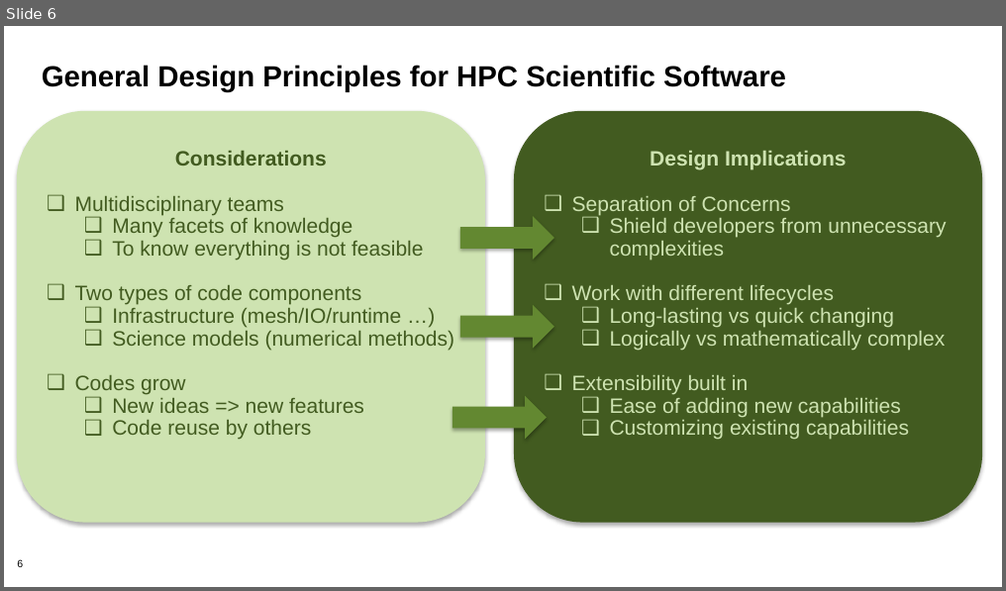
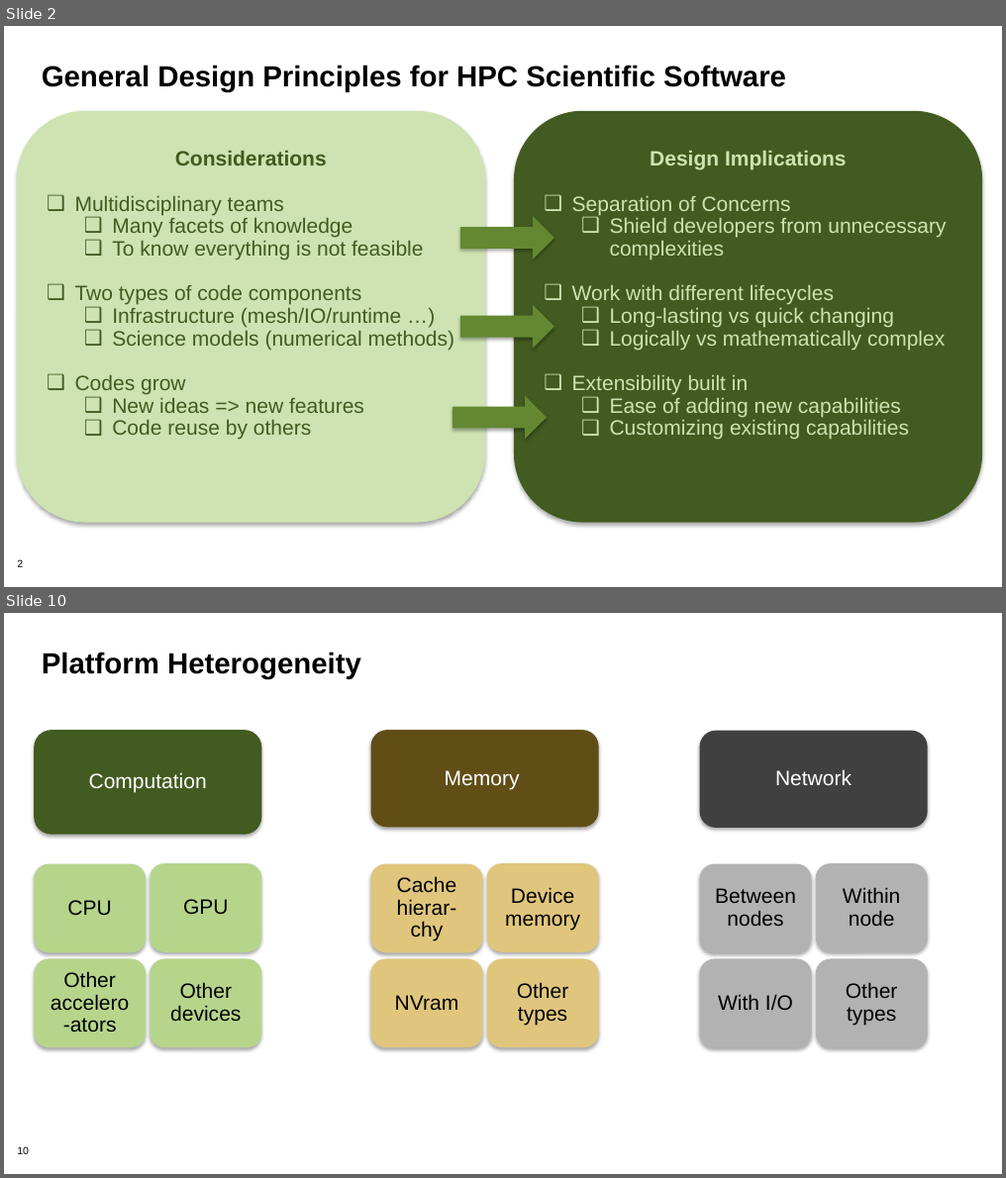
Before and after one commit to bssw-tutorial/presentations, a slide deck: design-a.pptx. Shown one above the other, each under a label of ours: slide 6 before the commit, slides 2 and 10 after it; the slides between them are not shown. The pictures are 1006x591 and 1006x1178 pixels, drawn with LibreOffice and Linux fonts; fonts in the diff are those of the drawing; background and template pictures are left out. Boxes give left, top, right and bottom in pixels: in the first picture for what was removed or moved away, otherwise in the second. Text is boxed around its words. In the diff, an @@ line names an element or a change of style, - is before the commit and + after.

```diff
--- a/design-a.pptx
+++ b/design-a.pptx
@@ slide 10 added at (4, 613, 1002, 1174), background #FFFFFF; not listed: 1 template element that a slide beside it also shows @@
@@ title added at (42, 652, 361, 679), 28 pt, text #000000, bold @@
+Platform Heterogeneity
@@ rounded rectangle added at (34, 730, 261, 835), fill #425B20, 20 pt, text #FFFFFF @@
+Computation
@@ rounded rectangle added at (371, 730, 598, 827), fill #624E18, 20 pt, text #FFFFFF @@
+Memory
@@ rounded rectangle added at (699, 731, 927, 828), fill #404040, 20 pt, text #FFFFFF @@
+Network
@@ rounded rectangle added at (34, 864, 146, 954), fill #B6D58B, 20 pt, text #000000 @@
+CPU
@@ rounded rectangle added at (150, 863, 261, 953), fill #B6D58B, 20 pt, text #000000 @@
+GPU
@@ rounded rectangle added at (371, 864, 482, 954), fill #E0C67D, 20 pt, text #000000 @@
+Cache hierar-chy
@@ rounded rectangle added at (487, 863, 598, 953), fill #E0C67D, 20 pt, text #000000 @@
+Device memory
@@ rounded rectangle added at (699, 864, 811, 954), fill #B2B2B2, 20 pt, text #000000 @@
+Between nodes
@@ rounded rectangle added at (816, 863, 927, 953), fill #B2B2B2, 20 pt, text #000000 @@
+Within node
@@ rounded rectangle added at (34, 959, 146, 1048), fill #B6D58B, 20 pt, text #000000 @@
+Other accelero-ators
@@ rounded rectangle added at (150, 959, 261, 1048), fill #B6D58B, 20 pt, text #000000 @@
+Other devices
@@ rounded rectangle added at (371, 959, 482, 1048), fill #E0C67D, 20 pt, text #000000 @@
+NVram
@@ rounded rectangle added at (487, 959, 598, 1048), fill #E0C67D, 20 pt, text #000000 @@
+Other types
@@ rounded rectangle added at (699, 959, 811, 1048), fill #B2B2B2, 20 pt, text #000000 @@
+With I/O
@@ rounded rectangle added at (816, 959, 927, 1048), fill #B2B2B2, 20 pt, text #000000 @@
+Other types
@@ what was slide 6 is now slide 2 @@
@@ page number at (17, 560, 23, 568): text changed @@
-6
+2
```
Also in this commit, not shown: 7 slides changed, 13 other slides added, 19 slides removed.
